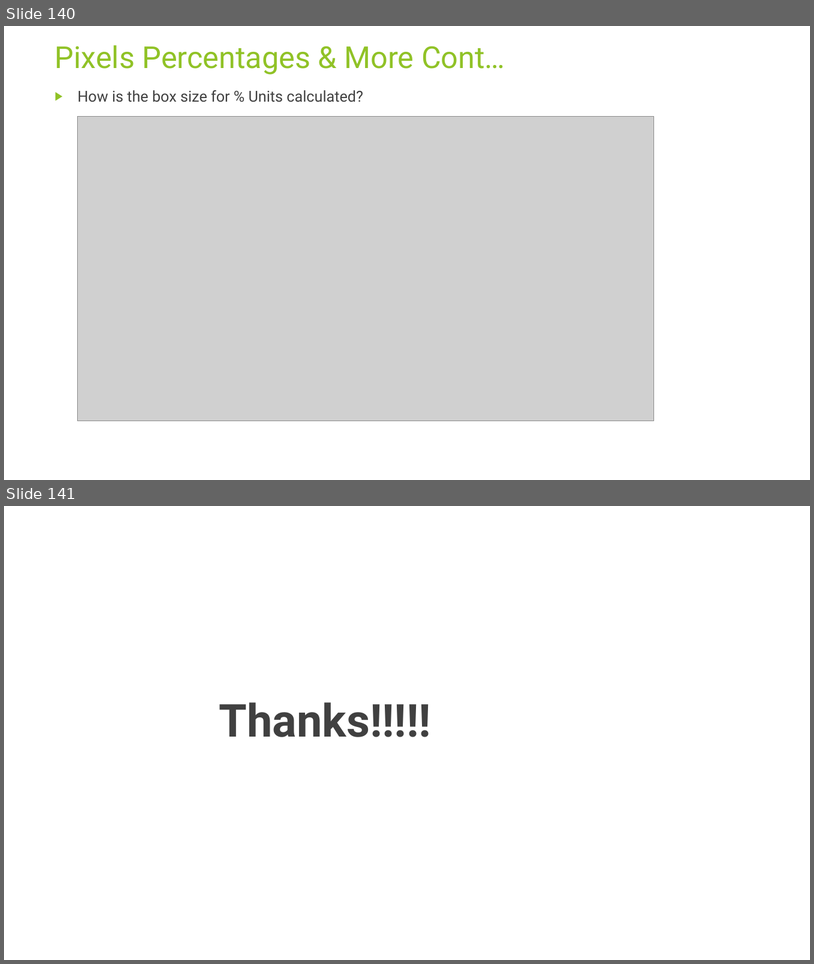
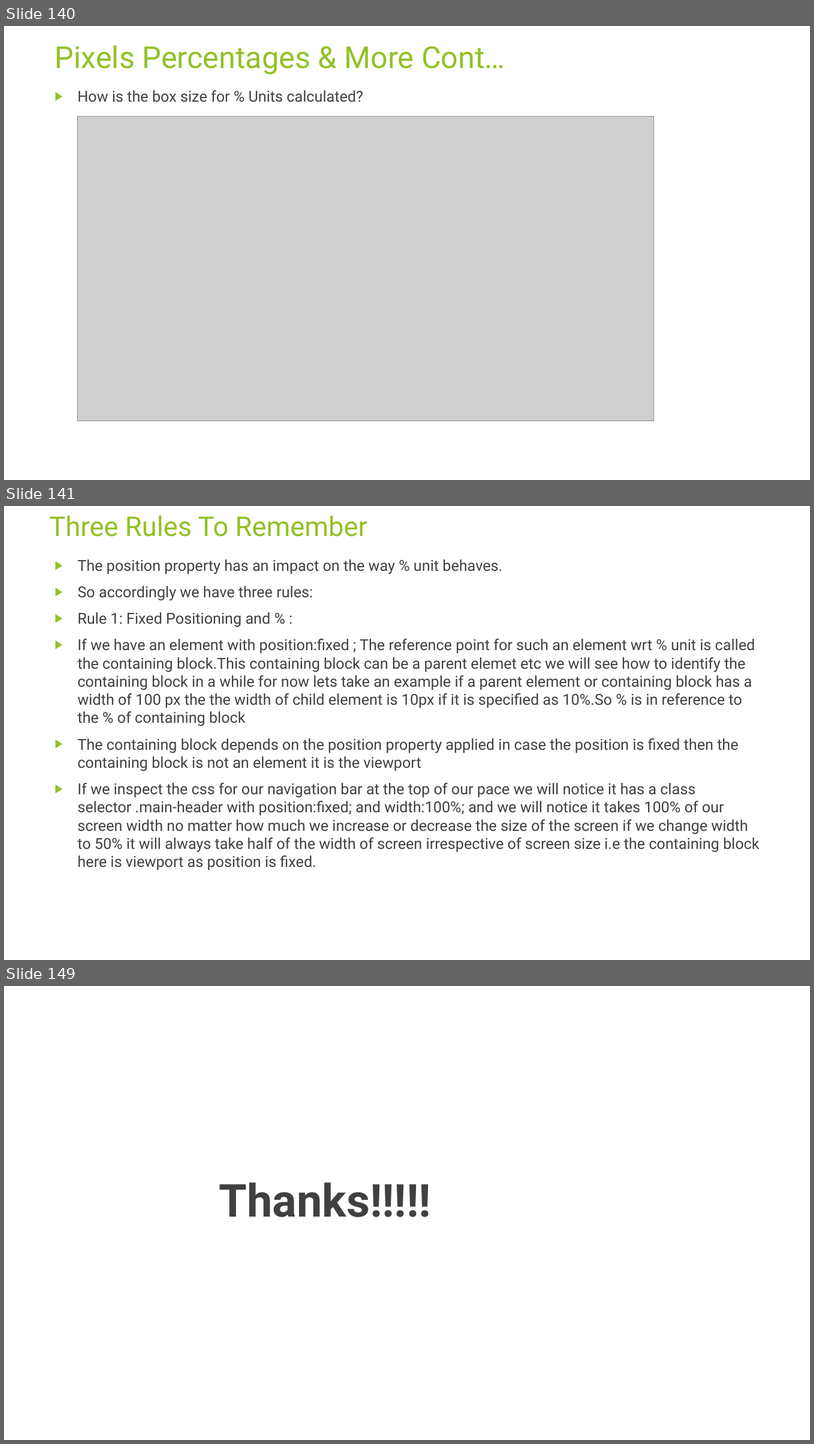
Before and after one commit to rudhrainfogain/CSS, a slide deck: PPT/Css-v8.pptx. Shown one above the other, each under a label of ours: slides 140 and 141 before the commit, slides 140, 141 and 149 after it; the slides between them are not shown. The pictures are 814x964 and 814x1444 pixels, drawn with LibreOffice and Linux fonts; fonts in the diff are those of the drawing; grey boxes stand for pictures. Boxes give left, top, right and bottom in pixels: in the first picture for what was removed or moved away, otherwise in the second. Text is boxed around its words. In the diff, an @@ line names an element or a change of style, - is before the commit and + after.

Commit message:
ThreeRulesToRemember

```diff
--- a/PPT/Css-v8.pptx
+++ b/PPT/Css-v8.pptx
@@ slide 141 added at [4,506,810,960], background #FFFFFF @@
@@ title added at [50,516,368,537], 32.4 pt, text #90C226 @@
+Three Rules To Remember
@@ text added at [78,559,760,870], 18 pt, text #404040 @@
+▶ The position property has an impact on the way % unit behaves.
+▶ So accordingly we have three rules:
+▶ Rule 1: Fixed Positioning and % :
+▶ If we have an element with position:fixed ; The reference point for such an element wrt % unit is called the containing block.This containing block can be a parent elemet etc we will see how to identify the containing block in a while for now lets take an example if a parent element or containing block has a width of 100 px the the width of child element is 10px if it is specified as 10%.So % is in reference to the % of containing block
+▶ The containing block depends on the position property applied in case the position is fixed then the containing block is not an element it is the viewport
+▶ If we inspect the css for our navigation bar at the top of our pace we will notice it has a class selector .main-header with position:fixed; and width:100%; and we will notice it takes 100% of our screen width no matter how much we increase or decrease the size of the screen if we change width to 50% it will always take half of the width of screen irrespective of screen size i.e the containing block here is viewport as position is fixed.
@@ what was slide 141 is now slide 149 @@
```
Also in this commit, not shown: 7 other slides added, 4 other files.
